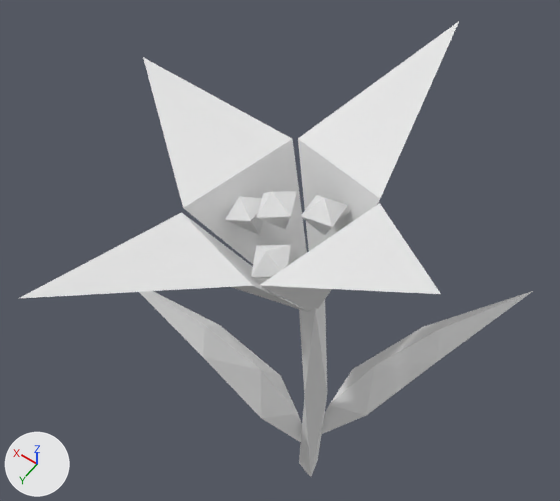
The OBJ model Assets/MapEditor/modular_terrain_collection/Hilly_Prop_Flower_Tulip.obj as it was, and as the next commit left it.
The view is the same before and after, from a 50 mm lens placed at (-0.178, 0.306, 0.802), pointed at (0.069, -0.04, 0.259). Lighting does not change. The marker at lower left points along +X, +Y and +Z. Where no turn or scale is listed for an object, it has been applied to the vertices.
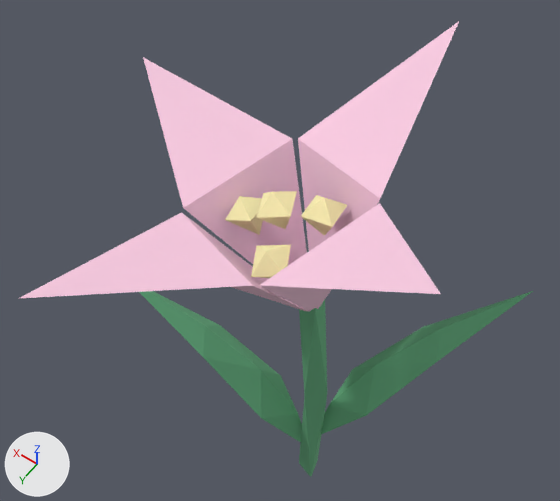
What differs and where, as boxes [x1, y1, x2, y2] in the pictures (560 x 501 px):
'object11', recoloured (white to pink): [143, 58, 307, 265] in both
'object7', recoloured (white to pink): [298, 22, 459, 251] in both
'object10', recoloured (white to pink): [20, 212, 309, 312] in both
'object6', recoloured (white to pink): [259, 203, 441, 312] in both
'object3', recoloured (white to green): [320, 291, 533, 435] in both
'object4', recoloured (white to green): [139, 291, 302, 443] in both
'object8', recoloured (white to green): [299, 300, 327, 477] in both
'object9', recoloured (white to beige): [256, 191, 297, 229] in both
'object2', recoloured (white to beige): [251, 245, 291, 278] in both
'object1', recoloured (white to beige): [301, 195, 347, 236] in both
'object5', recoloured (white to beige): [225, 196, 263, 235] in both

Edits to the bpy script that builds the scene:
```text
Change mat_pollen:
    mat_pollen.base_color: (0.8, 0.8, 0.8) -> (0.992, 0.902, 0.459)  # white #e7e7e7 -> beige #fef4b4
Change mat_lily:
    mat_lily.base_color: (0.8, 0.8, 0.8) -> (0.953, 0.604, 0.761)  # white #e7e7e7 -> pink #facce2
Change mat_pine_leaves:
    mat_pine_leaves.base_color: (0.8, 0.8, 0.8) -> (0.126, 0.404, 0.204)  # white #e7e7e7 -> green #63aa7d
```
